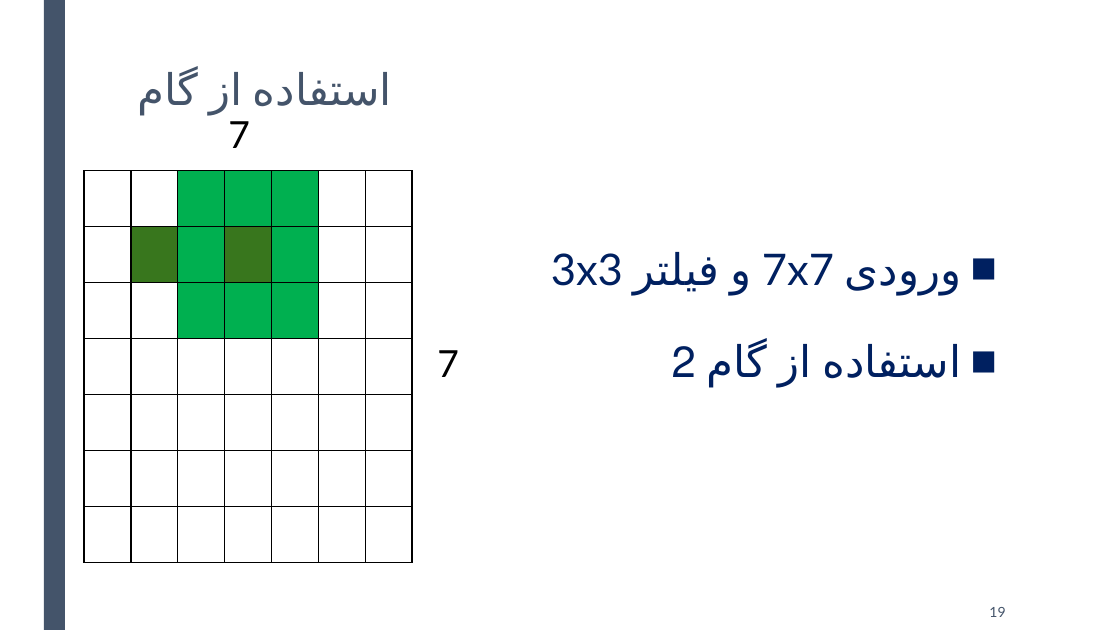
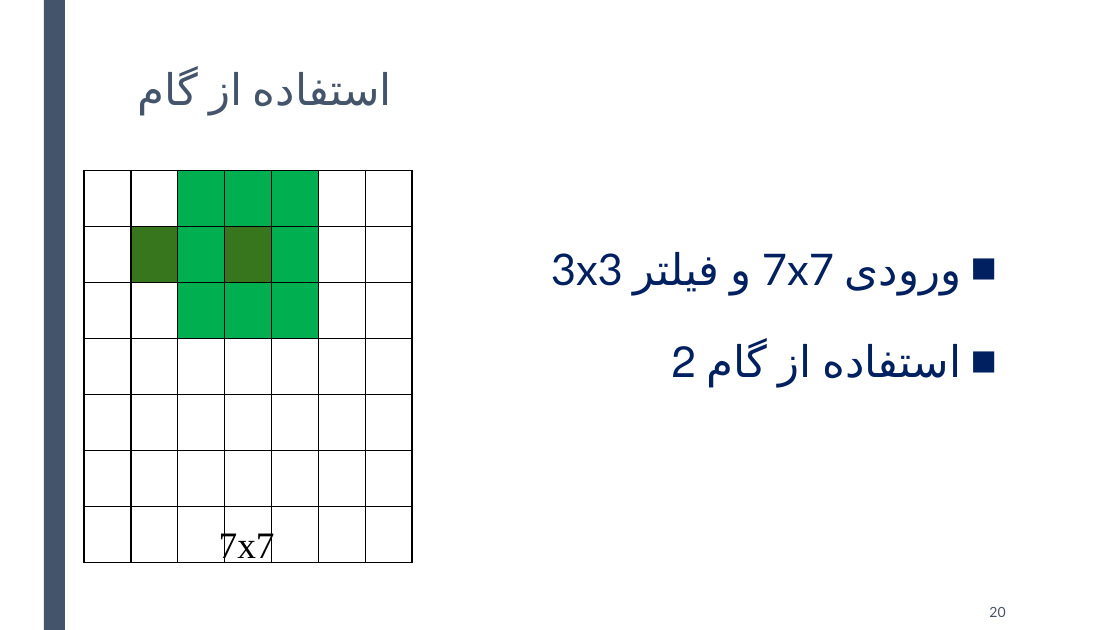
Before and after one commit to DaneshJoy/DeepLearning_Intro, a slide deck: slide 20 of DeepLearning-Intro-03.pptx (slide 19 before the commit). Drawn at 1120x630 pixels with LibreOffice and Linux fonts; fonts in the diff are those of the drawing. Boxes give left, top, right and bottom in pixels: in the first picture for what was removed or moved away, otherwise in the second. Text is boxed around its words. In the diff, an @@ line names an element or a change of style, - is before the commit and + after.

```diff
--- a/DeepLearning-Intro-03.pptx
+++ b/DeepLearning-Intro-03.pptx
@@ text removed at (x1=228, y1=121, x2=250, y2=148) @@
-7
@@ text removed at (x1=437, y1=350, x2=459, y2=377) @@
-7
@@ text added at (x1=219, y1=529, x2=275, y2=563), 24 pt, text #000000 @@
+7x7
@@ page number at (x1=989, y1=607, x2=1005, y2=617): text changed @@
-19
+20
```
Also in this commit, not shown: 9 other slides changed, 1 slide added, 10 other files.
